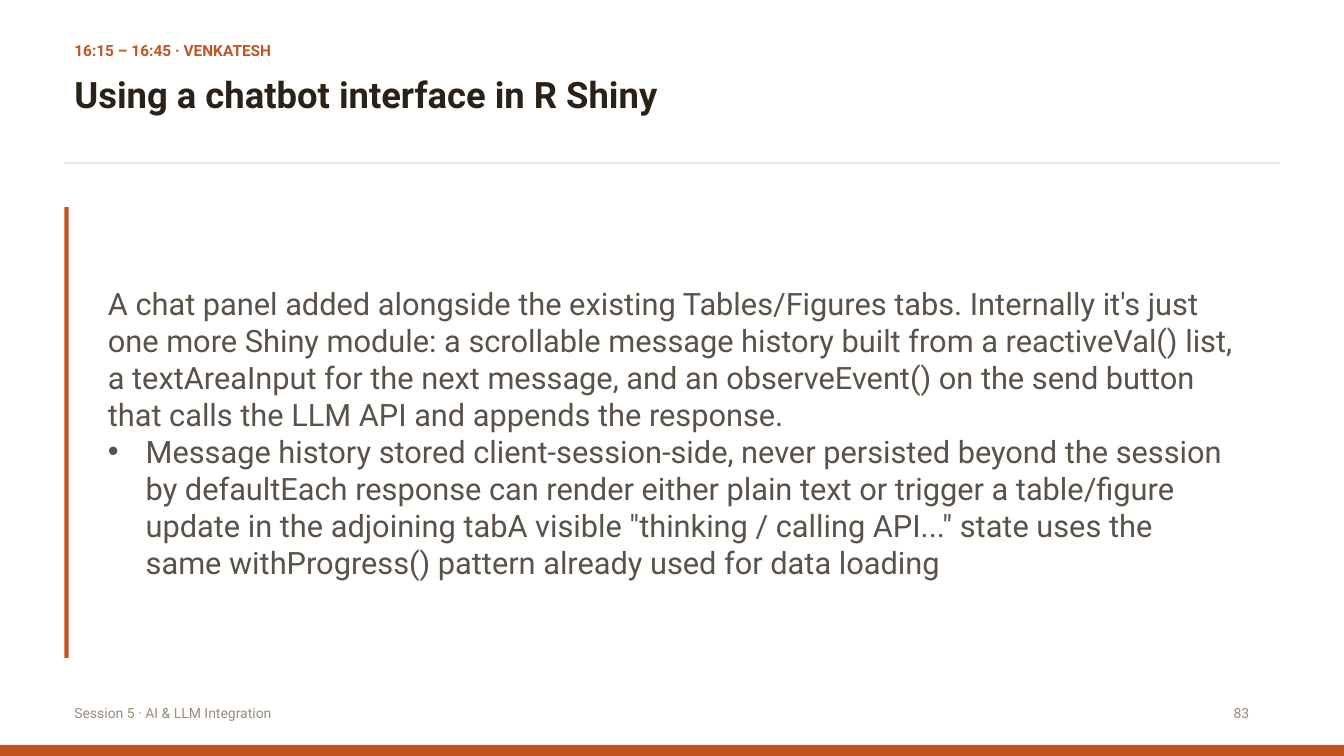
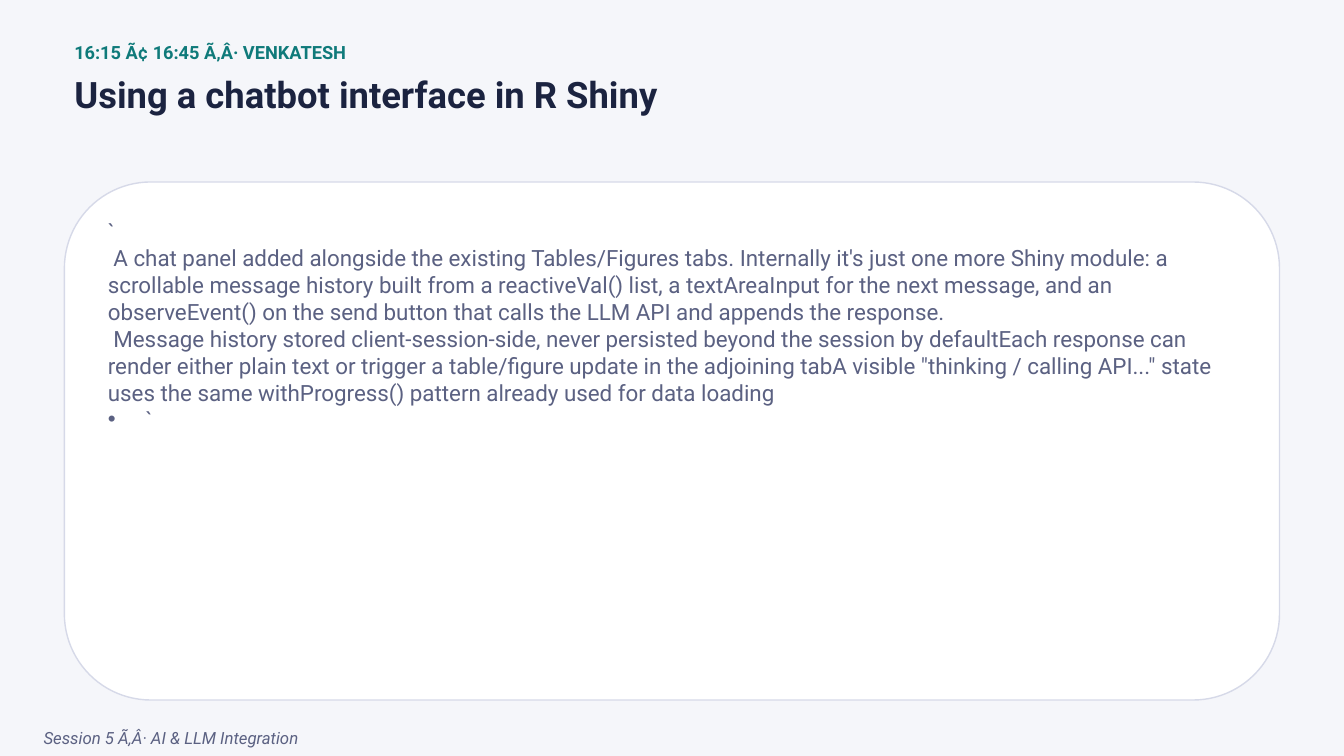
Before and after one commit to itsmdivakaran/IASCT-RShiny-Workshop, a slide deck: slide 83 of IASCT_Shiny_Workshop.pptx (slide 100 before the commit). Drawn at 1344x756 pixels with LibreOffice and Linux fonts; fonts in the diff are those of the drawing. Boxes give left, top, right and bottom in pixels: in the first picture for what was removed or moved away, otherwise in the second. Text is boxed around its words. In the diff, an @@ line names an element or a change of style, - is before the commit and + after.

```diff
--- a/IASCT_Shiny_Workshop.pptx
+++ b/IASCT_Shiny_Workshop.pptx
@@ background #FFFFFF to #F5F6FA @@
@@ text at box(74, 42, 346, 62): text changed; size 11 to 13 pt; text colour #C25422 to #0F7A7A @@
-16:15 – 16:45 · VENKATESH
+16:15 Ã¢ 16:45 Ã‚Â· VENKATESH
@@ text "Using a chatbot interface in ..." at box(74, 80, 657, 116): text colour #2A2118 to #1B2340 @@
@@ rectangle removed at box(65, 162, 1280, 163) @@
@@ rectangle removed at box(65, 208, 69, 658) @@
@@ rounded rectangle added at box(65, 182, 1280, 701), fill #FFFFFF, outline #D6D9E8 1 pt @@
@@ text "` A chat panel added ..." at box(108, 249, 1211, 406): vertical alignment middle to top @@
@@ text at box(108, 249, 1211, 406): text changed; size 22 to 16 pt; text colour #5A5248 to #5B6182 @@
-• A chat panel added alongside the existing Tables/Figures tabs. Internally it's just one more Shiny module: a scrollable message history built from a reactiveVal() list, a textAreaInput for the next message, and an observeEvent() on the send button that calls the LLM API and appends the response.
-  Message history stored client-session-side, never persisted beyond the session by defaultEach response can render either plain text or trigger a table/figure update in the adjoining tabA visible "thinking / calling API..." state uses the same withProgress() pattern already used for data loading
+• `
+  A chat panel added alongside the existing Tables/Figures tabs. Internally it's just one more Shiny module: a scrollable message history built from a reactiveVal() list, a textAreaInput for the next message, and an observeEvent() on the send button that calls the LLM API and appends the response.
+  Message history stored client-session-side, never persisted beyond the session by defaultEach response can render either plain text or trigger a table/figure update in the adjoining tabA visible "thinking / calling API..." state uses the same withProgress() pattern already used for data loading
+  `
@@ text removed at box(1234, 708, 1250, 718) @@
-83
@@ rectangle removed at box(0, 745, 1344, 756) @@
@@ text at box(44, 729, 298, 748): text changed; size 10 to 12 pt; text colour #9B8C79 to #5B6182; italic on @@
-Session 5 · AI & LLM Integration
+Session 5 Ã‚Â· AI & LLM Integration
```
Also in this commit, not shown: 105 other slides changed, 2 slides added, 21 slides removed, 5 other files.
